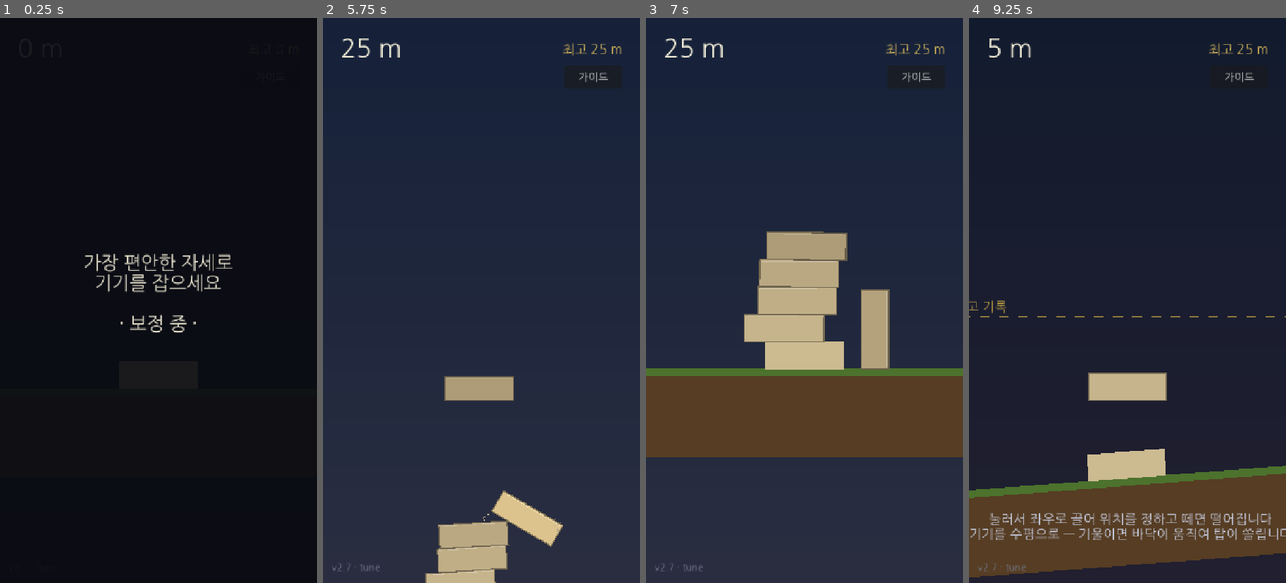
Above: before the commit, frames 1-4 (left to right).
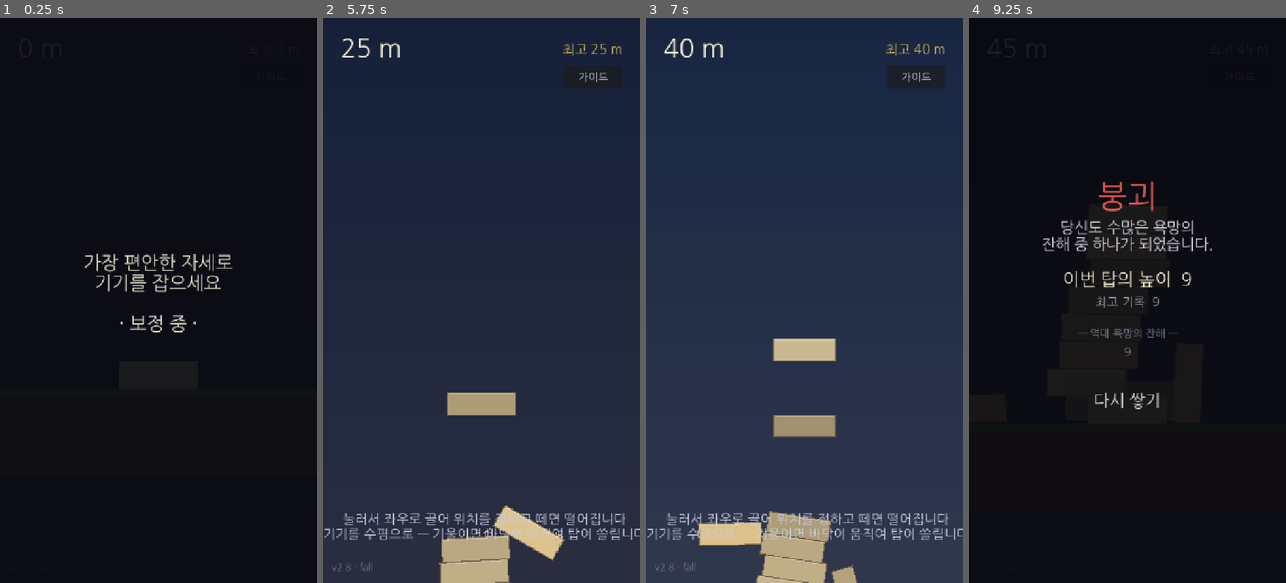
Above: after the commit, the same moments.

Repository: jungrok5/babel-tower
Game: Godot game, scene res://scenes/Main.tscn
Two runs of this game, one before a commit and one after it. Both use one fixed random seed, a clock stepped at 60 frames per second and the inputs below.
Inputs (mouse positions are in pixels of both pictures, inside the frame that each line leads up to):
- Up to frame 1 (0.25 s): no input
- Up to frame 2 (5.75 s): click "가이드" at 0.5 s; click "가이드" at 1.25 s; click "가이드" at 2 s; click "가이드 끄기" at 2.75 s; tap Enter at 3.5 s; move the mouse to (551, 272) at 3.52 s; click (551, 272) at 3.67 s; tap Space at 3.77, 4.07 s; drag from (418, 328) to (465, 413) at 4.27 s; move the mouse to (513, 176) at 5.02 s; click (513, 176) at 5.17 s
- Up to frame 3 (7 s): drag from (788, 413) to (709, 215) at 5.77 s; move the mouse to (899, 385) at 6.52 s; click (899, 385) at 6.67 s; tap Space at 6.77 s
- Up to frame 4 (9.25 s): tap Space at 7.07 s; drag from (1032, 215) to (1079, 159) at 7.27 s; click (1127, 402) at 8 s, where only the run before the commit has a clickable "다시 쌓기"; move the mouse to (1143, 300) at 8.77 s; click (1143, 300) at 8.92 s

The runs differ from the first frame. In frame 2, 4.7% of the frame differs, in the area x 0-100%, y 63-100%; in frame 3, 27%; in frame 4, 90%, in the area x 0-100%, y 0-100%.

Commit message:
Fix collapse rule and bird perching (v2.8)
- Collapse now triggers only when a block actually touches the ground
  (bottom edge reaches ground level), not by rotation angle. A leaning
  tower that hasn't dropped a block stays alive.
- Bird retargets to the current top block while airborne, so dropping a
  block mid-roam no longer makes it perch on a now-buried block.
- Tighten bird perch geometry (collision box, perch offset, approach
  snap) so it settles onto the block surface instead of hovering.

Co-Authored-By: Claude Opus 4.8 <noreply@anthropic.com>
Claude-Session: https://claude.ai/code/session_01Jx8xk1vyhwdsC6SaQay3dQ

Diff:
--- a/scripts/bird.gd
+++ b/scripts/bird.gd
@@ -25,7 +25,7 @@
 	sync_to_physics = true
 	cshape = CollisionShape2D.new()
 	var box := RectangleShape2D.new()
-	box.size = Vector2(34, 24)
+	box.size = Vector2(30, 14)      # 바닥면이 블록 윗면에 딱 맞아 밀어내지 않음
 	cshape.shape = box
 	cshape.disabled = true                # 로밍 중엔 충돌 없음
 	add_child(cshape)
@@ -48,7 +48,7 @@
 	if is_instance_valid(target_block):
 		return target_block.global_position + Vector2(
 			_side * target_block.block_size.x * 0.30,
-			-target_block.block_size.y * 0.5 - 12.0)
+			-target_block.block_size.y * 0.5 - 7.0)   # 블록 윗면에 앉음
 	return position
 
 
@@ -74,9 +74,10 @@
 				_leave()
 			else:
 				var pp := _perch_point()
-				position = position.lerp(pp, 0.12)
-				if position.distance_to(pp) < 9.0:
+				position = position.lerp(pp, 0.16)
+				if position.distance_to(pp) < 14.0:
 					# 자리에 도착한 뒤에야 충돌을 켠다 → 탑을 들이받지 않음
+					position = pp
 					cshape.disabled = false
 					s = S.PERCH
 					timer = randf_range(3.5, 6.5)
@@ -84,7 +85,7 @@
 			if not is_instance_valid(target_block):
 				_leave()
 			else:
-				position = position.lerp(_perch_point(), 0.15)   # 살살 따라감
+				position = position.lerp(_perch_point(), 0.4)   # 자리에 딱 붙어 앉음
 				timer -= dt
 				if timer <= 0.0:
 					_leave()
--- a/scripts/main.gd
+++ b/scripts/main.gd
@@ -7,7 +7,7 @@
 enum State { CALIB, READY, OVER }
 
 ## 화면에 표시되는 빌드 버전 — 캐시된 옛 빌드인지 확인용. 변경 시마다 올린다.
-const GAME_VERSION := "v2.7 · tune"
+const GAME_VERSION := "v2.8 · fall"
 
 const BASE_X := 360.0
 const GROUND_TOP_Y := 1050.0
@@ -379,6 +379,11 @@
 
 func _update_birds(delta: float) -> void:
 	if bird != null:
+		# 아직 안 앉았으면(FLY_IN/ROAM/APPROACH) 항상 '현재 꼭대기'로 목표 갱신
+		if int(bird.s) <= 2:
+			var tb := _top_block()
+			if tb != null:
+				bird.target_block = tb
 		return
 	bird_timer -= delta
 	if bird_timer <= 0.0:
@@ -435,14 +440,12 @@
 
 
 func _check_collapse() -> void:
-	var collapse_y := GROUND_TOP_Y + COLLAPSE_FALL
+	# 붕괴 판정 = '블록이 바닥(지면)에 닿음'. 기울어져 있어도 안 떨어졌으면 살아있다.
+	# 제대로 쌓인 블록은 토대 위(높은 위치)에 있고, 떨어진 블록만 지면 높이로 내려온다.
 	for b in blocks:
 		if not is_instance_valid(b):
 			continue
-		if absf(b.rotation) > TIP_ANGLE:
-			_game_over()
-			return
-		if b.global_position.y > collapse_y:
+		if b.global_position.y + b.block_size.y * 0.5 > GROUND_TOP_Y - 6.0:
 			_game_over()
 			return
 
